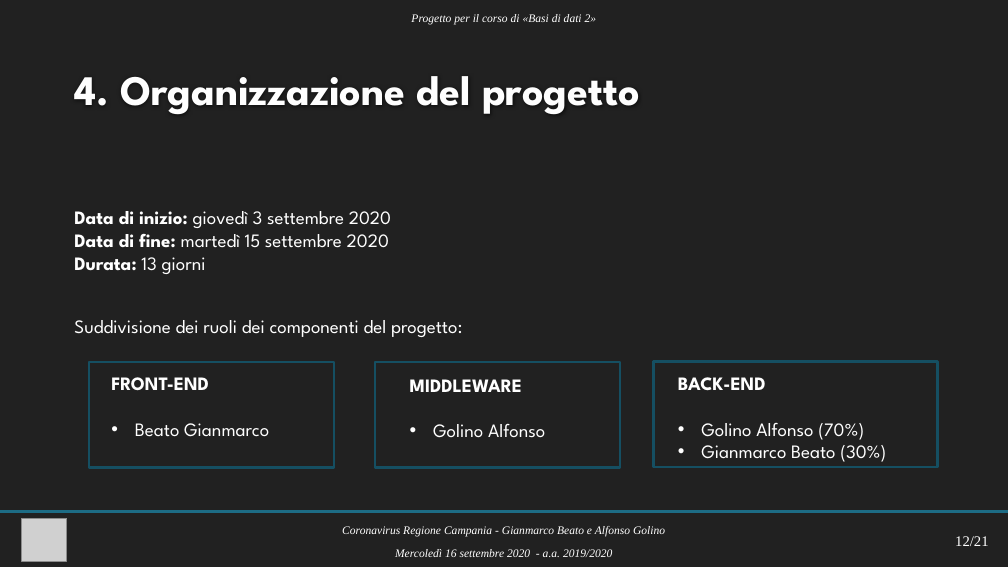
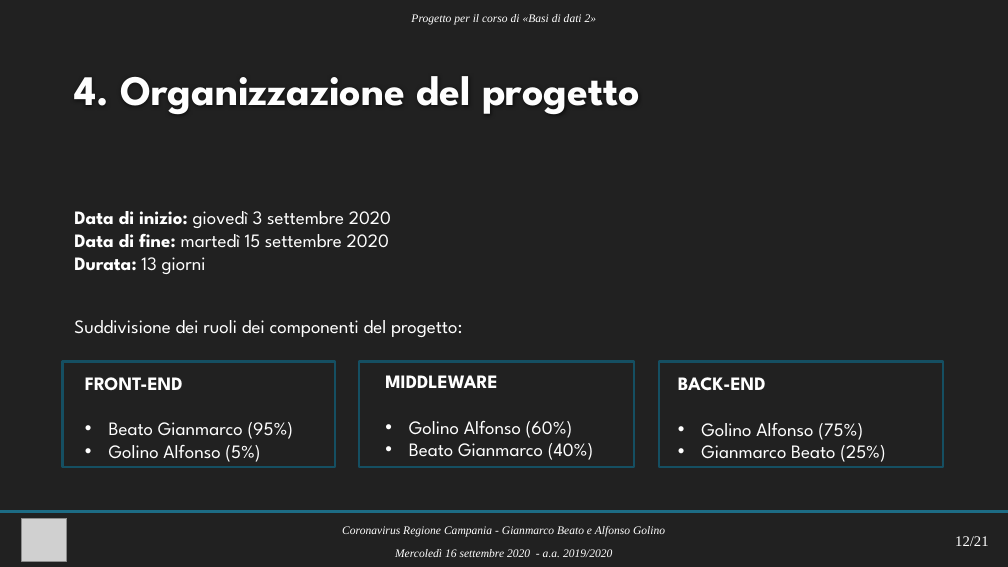
Before and after one commit to gianmarco594/Covid19-regione-Campania, a slide deck: slide 13 of project_presentation/Presentazione progetto basi di dati 2 - Coronavirus Regione Campania - Gianmarco Beato, Alfonso Golino.pptx. Drawn at 1008x567 pixels with LibreOffice and Linux fonts; fonts in the diff are those of the drawing; grey boxes stand for pictures; background and template pictures are left out. Boxes give left, top, right and bottom in pixels: in the first picture for what was removed or moved away, otherwise in the second. Text is boxed around its words. In the diff, an @@ line names an element or a change of style, - is before the commit and + after.

Commit message:
Aggiunta la presentazione del progetto

```diff
--- a/project_presentation/Presentazione progetto basi di dati 2 - Coronavirus Regione Campania - Gianmarco Beato, Alfonso Golino.pptx
+++ b/project_presentation/Presentazione progetto basi di dati 2 - Coronavirus Regione Campania - Gianmarco Beato, Alfonso Golino.pptx
@@ rectangle: place and size @@
-rectangle at bbox=[88, 362, 333, 467]
+rectangle at bbox=[63, 361, 336, 467]
@@ text "FRONT-END": place and size @@
-text "FRONT-END" at bbox=[111, 377, 269, 437]
+text "FRONT-END" at bbox=[85, 377, 294, 462]
@@ rectangle: place and size @@
-rectangle at bbox=[375, 362, 620, 467]
+rectangle at bbox=[359, 361, 634, 467]
@@ text "MIDDLEWARE": place and size @@
-text "MIDDLEWARE" at bbox=[410, 379, 545, 438]
+text "MIDDLEWARE" at bbox=[385, 375, 593, 460]
@@ rectangle: place and size @@
-rectangle at bbox=[654, 361, 938, 467]
+rectangle at bbox=[659, 361, 943, 467]
@@ text at bbox=[109, 422, 294, 462]: text changed @@
-• Beato Gianmarco
+• Beato Gianmarco (95%)
+• Golino Alfonso (5%)
@@ text at bbox=[409, 421, 593, 460]: text changed @@
-• Golino Alfonso
+• Golino Alfonso (60%)
+• Beato Gianmarco (40%)
@@ text at bbox=[701, 423, 885, 462]: text changed @@
-• Golino Alfonso (70%)
-• Gianmarco Beato (30%)
+• Golino Alfonso (75%)
+• Gianmarco Beato (25%)
```
Also in this commit, not shown: 1 other file.
